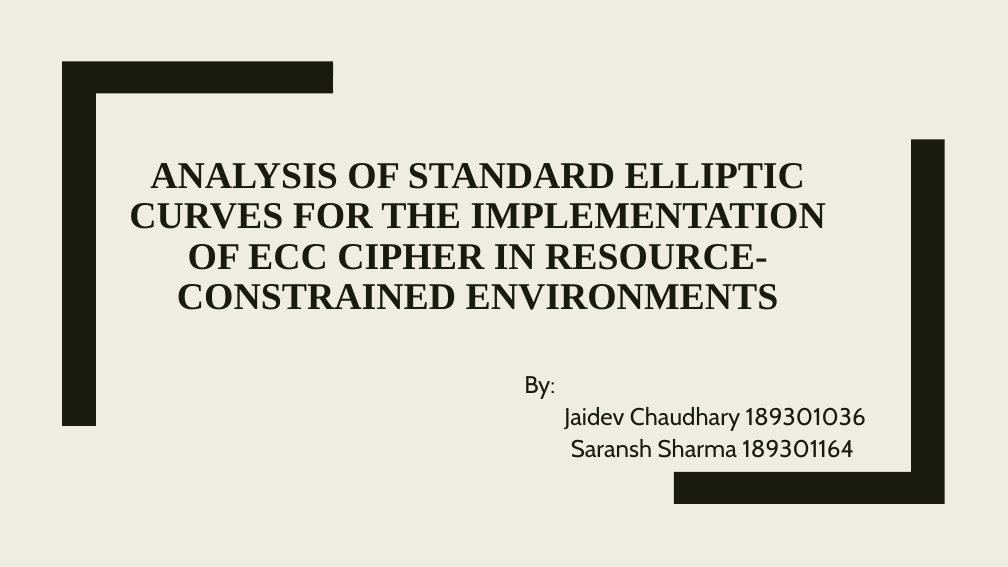
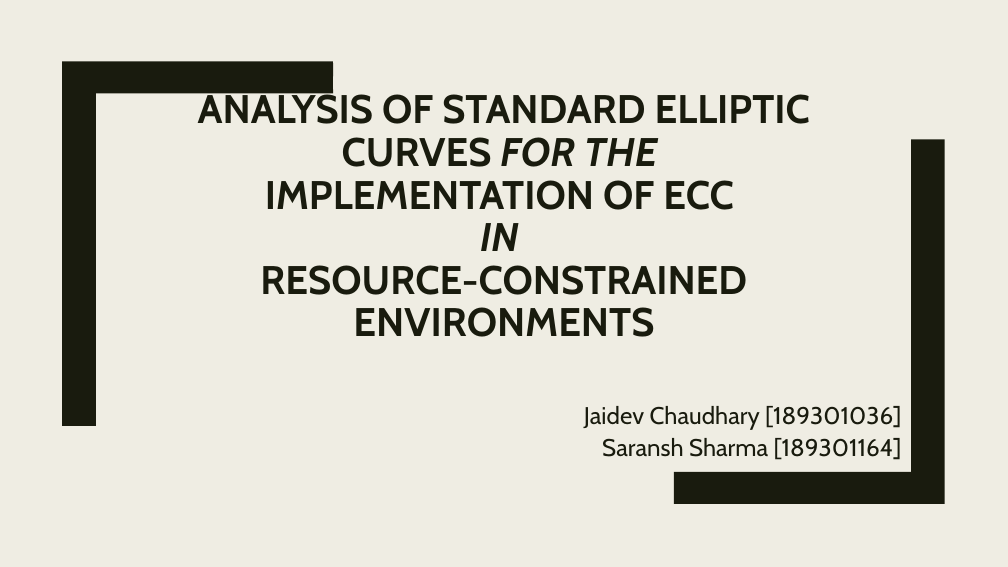
Before and after one commit to Jaidev810/ECC-Cipher, a slide deck: slide 1 of Ecc Cipher.pptx. Drawn at 1008x567 pixels with LibreOffice and Linux fonts; fonts in the diff are those of the drawing. Boxes give left, top, right and bottom in pixels: in the first picture for what was removed or moved away, otherwise in the second. Text is boxed around its words. In the diff, an @@ line names an element or a change of style, - is before the commit and + after.

Commit message:
presentation edited

```diff
--- a/Ecc Cipher.pptx
+++ b/Ecc Cipher.pptx
@@ title at <box>198,89,810,337</box>: text changed; size 36 to 38 pt; font Times New Roman to Cabin @@
-ANALYSIS OF STANDARD ELLIPTIC CURVES FOR THE IMPLEMENTATION OF ECC CIPHER IN RESOURCE-CONSTRAINED ENVIRONMENTS
+ANALYSIS OF STANDARD ELLIPTIC CURVES FOR THE
+IMPLEMENTATION OF ECC
+IN
+RESOURCE-CONSTRAINED ENVIRONMENTS
@@ subtitle at <box>584,406,902,460</box>: text changed @@
-By:
-Jaidev Chaudhary 189301036
-Saransh Sharma 189301164
+Jaidev Chaudhary [189301036]
+Saransh Sharma [189301164]
```
Also in this commit, not shown: 2 other slides changed, 4 slides added, 5 slides removed.
